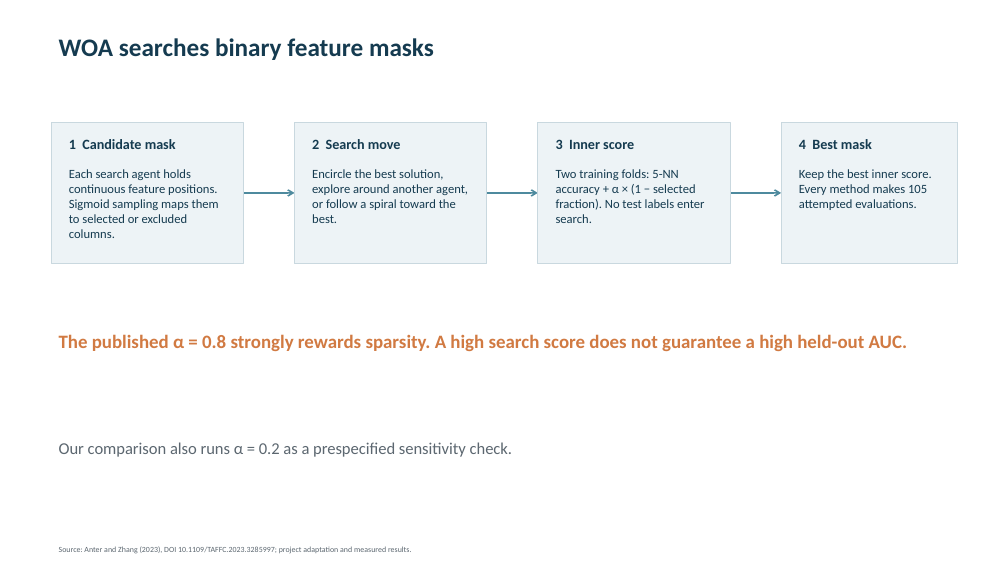
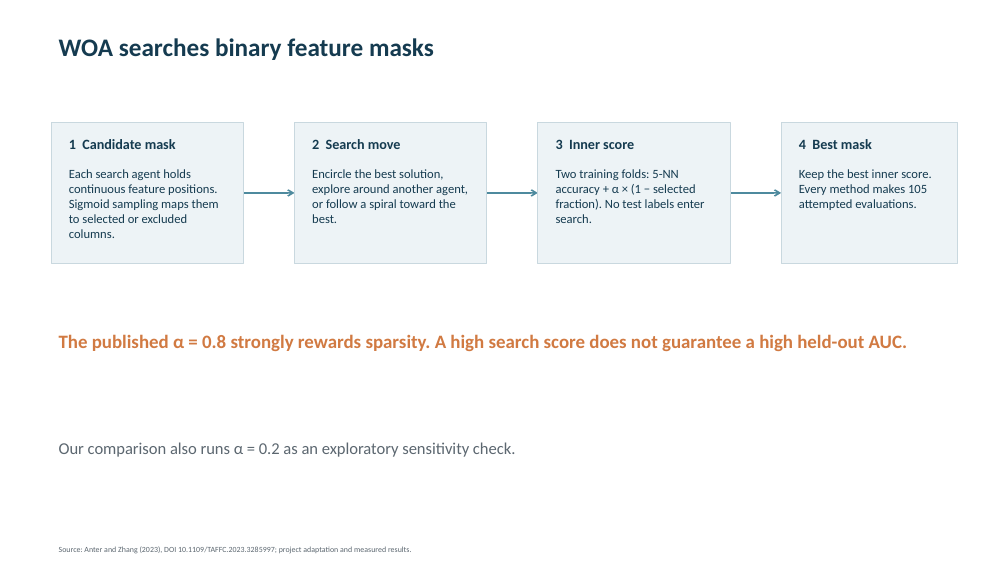
Before and after one commit to Gamila-Elfayoumi/comparing-classification-methods, a slide deck: slide 61 of deliverables/AML_presentation_paper_adaptation.pptx. Drawn at 1008x567 pixels with LibreOffice and Linux fonts; fonts in the diff are those of the drawing. Boxes give left, top, right and bottom in pixels: in the first picture for what was removed or moved away, otherwise in the second. Text is boxed around its words. In the diff, an @@ line names an element or a change of style, - is before the commit and + after.

```diff
--- a/deliverables/AML_presentation_paper_adaptation.pptx
+++ b/deliverables/AML_presentation_paper_adaptation.pptx
@@ text at (59, 442, 515, 457): text changed @@
-Our comparison also runs α = 0.2 as a prespecified sensitivity check.
+Our comparison also runs α = 0.2 as an exploratory sensitivity check.
```
Also in this commit, not shown: 1 other slide changed.
